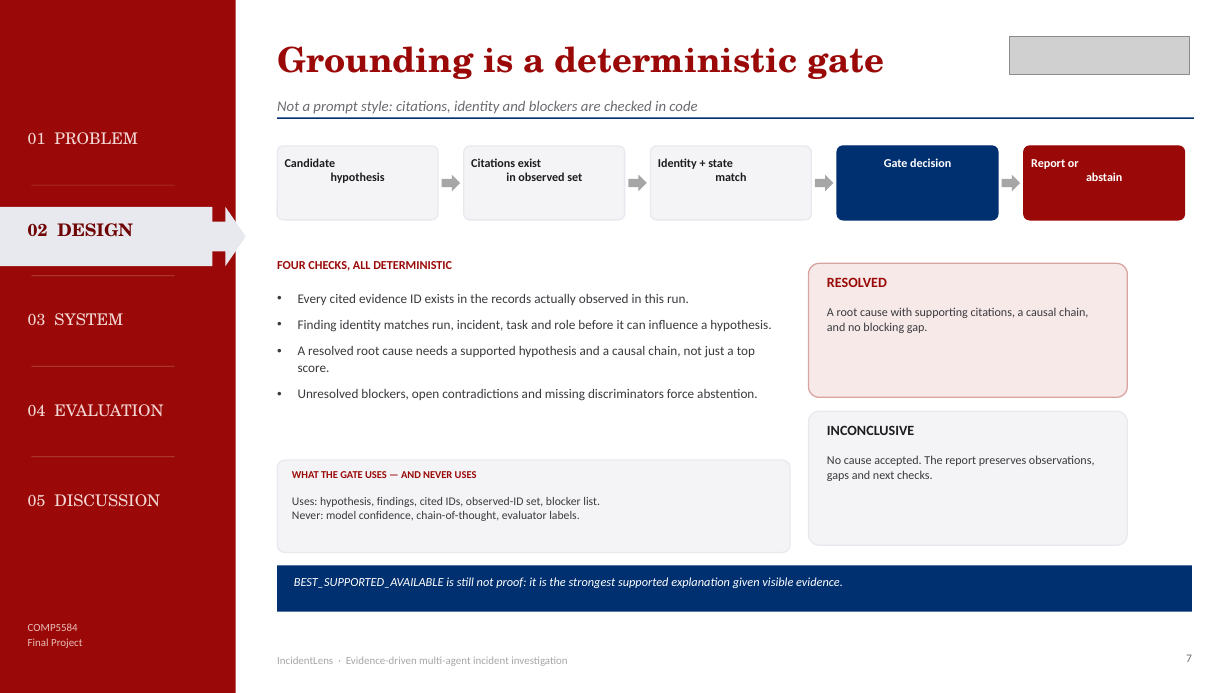
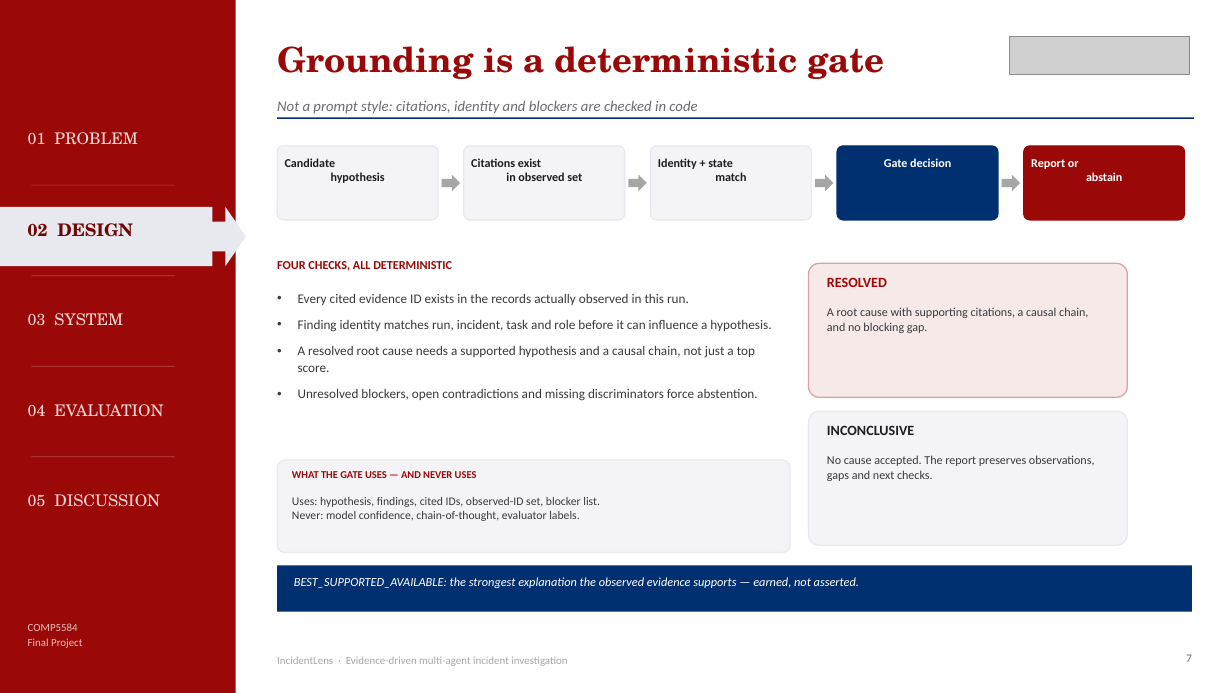
Before and after one commit to celvelzel/IncidentLens, a slide deck: slide 7 of presentation/IncidentLens_Deck.pptx. Drawn at 1232x693 pixels with LibreOffice and Linux fonts; fonts in the diff are those of the drawing; grey boxes stand for pictures. Boxes give left, top, right and bottom in pixels: in the first picture for what was removed or moved away, otherwise in the second. Text is boxed around its words. In the diff, an @@ line names an element or a change of style, - is before the commit and + after.

```diff
--- a/presentation/IncidentLens_Deck.pptx
+++ b/presentation/IncidentLens_Deck.pptx
@@ text at bbox=[294, 577, 859, 588]: text changed @@
-BEST_SUPPORTED_AVAILABLE is still not proof: it is the strongest supported explanation given visible evidence.
+BEST_SUPPORTED_AVAILABLE: the strongest explanation the observed evidence supports — earned, not asserted.
```
Also in this commit, not shown: 4 other slides changed, 29 other files.
